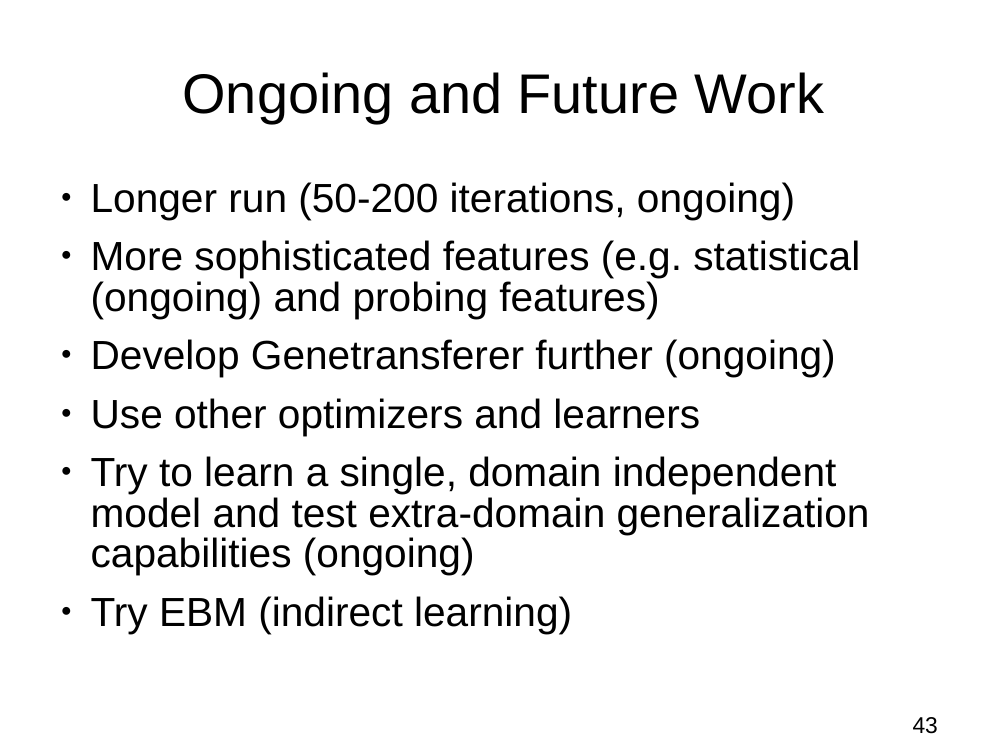
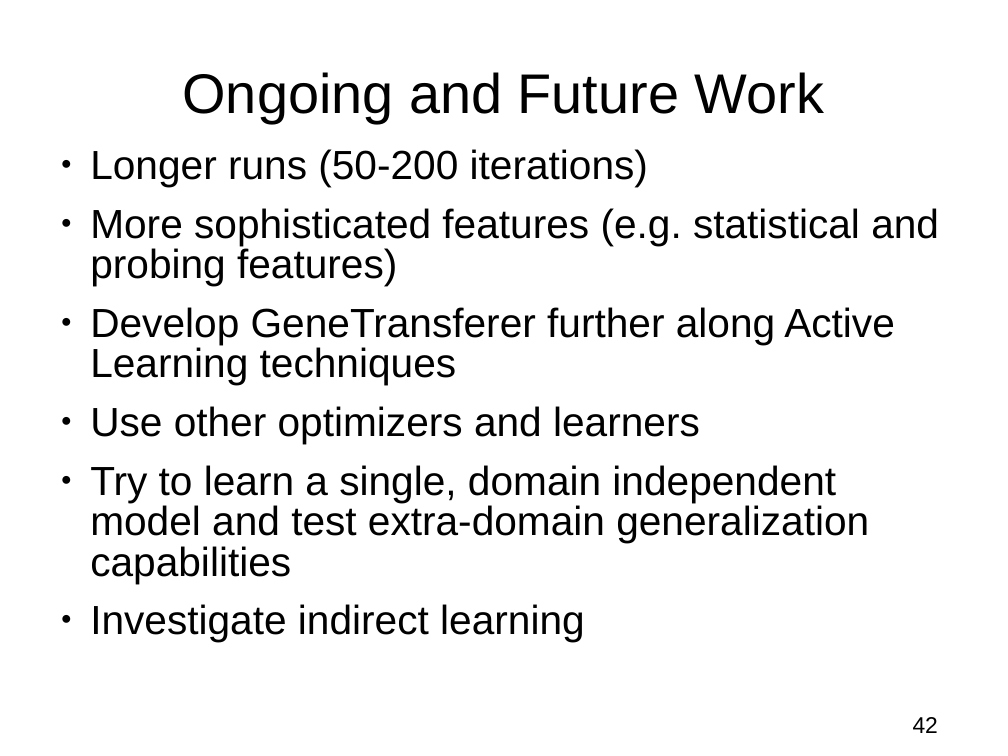
Before and after one commit to nojhan/descarwin, a slide deck: slide 42 of papers/icaps2011/icaps.ppt (slide 43 before the commit). Drawn at 1008x756 pixels with LibreOffice and Linux fonts; fonts in the diff are those of the drawing; background and template pictures are left out. Boxes give left, top, right and bottom in pixels: in the first picture for what was removed or moved away, otherwise in the second. Text is boxed around its words. In the diff, an @@ line names an element or a change of style, - is before the commit and + after.

```diff
--- a/papers/icaps2011/icaps.ppt
+++ b/papers/icaps2011/icaps.ppt
@@ text "Longer runs (50-200 iterations)": place and size @@
-text "Longer runs (50-200 iterations)" at [91, 182, 870, 634]
+text "Longer runs (50-200 iterations)" at [90, 149, 939, 642]
@@ text at [90, 149, 939, 385]: text changed @@
-● Longer run (50-200 iterations, ongoing)
-● More sophisticated features (e.g. statistical (ongoing) and probing features)
-● Develop Genetransferer further (ongoing)
+● Longer runs (50-200 iterations)
+● More sophisticated features (e.g. statistical and probing features)
+● Develop GeneTransferer further along Active Learning techniques
@@ text at [90, 406, 700, 444]: indent changed @@
@@ text at [90, 465, 869, 642]: text changed @@
-● Try to learn a single, domain independent model and test extra-domain generalization capabilities (ongoing)
-● Try EBM (indirect learning)
+● Try to learn a single, domain independent model and test extra-domain generalization capabilities
+● Investigate indirect learning
@@ page number at [913, 717, 938, 733]: text changed @@
-43
+42
```
Also in this commit, not shown: 24 other slides changed, 4 slides added, 5 slides removed, 2 other files.
